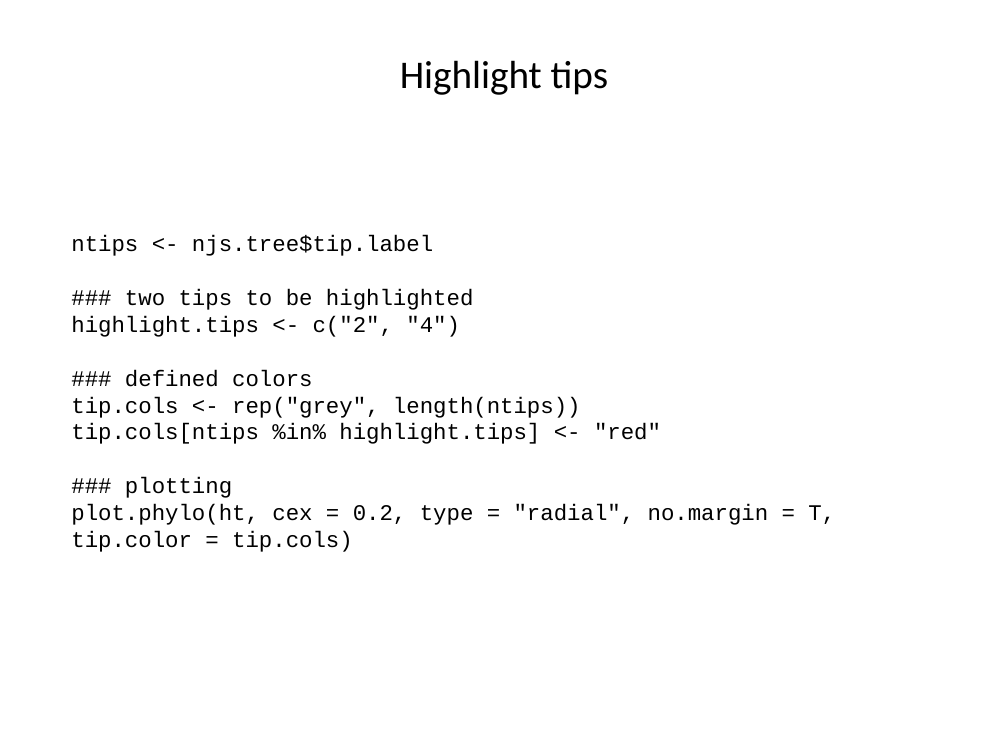
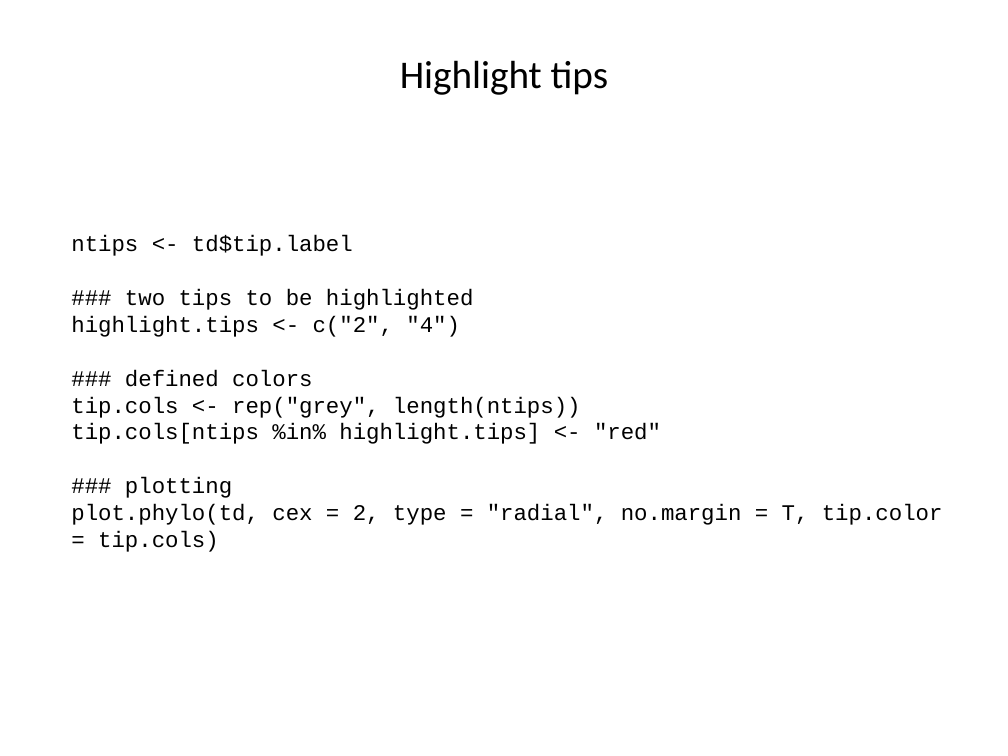
Before and after one commit to liu3zhenlab/teaching, a slide deck: slide 17 of PLPTH813Bioinformatis/2019/labs/lab08_phylogeny.pptx. Drawn at 1008x756 pixels with LibreOffice and Linux fonts; fonts in the diff are those of the drawing. Boxes give left, top, right and bottom in pixels: in the first picture for what was removed or moved away, otherwise in the second. Text is boxed around its words. In the diff, an @@ line names an element or a change of style, - is before the commit and + after.

Commit message:
lab08 - phylogeny_update

```diff
--- a/PLPTH813Bioinformatis/2019/labs/lab08_phylogeny.pptx
+++ b/PLPTH813Bioinformatis/2019/labs/lab08_phylogeny.pptx
@@ text at [71, 235, 353, 256]: text changed @@
-ntips <- njs.tree$tip.label
+ntips <- td$tip.label
@@ text at [71, 504, 943, 552]: text changed @@
-plot.phylo(ht, cex = 0.2, type = "radial", no.margin = T, tip.color = tip.cols)
+plot.phylo(td, cex = 2, type = "radial", no.margin = T, tip.color = tip.cols)
```
Also in this commit, not shown: 3 other slides changed.
